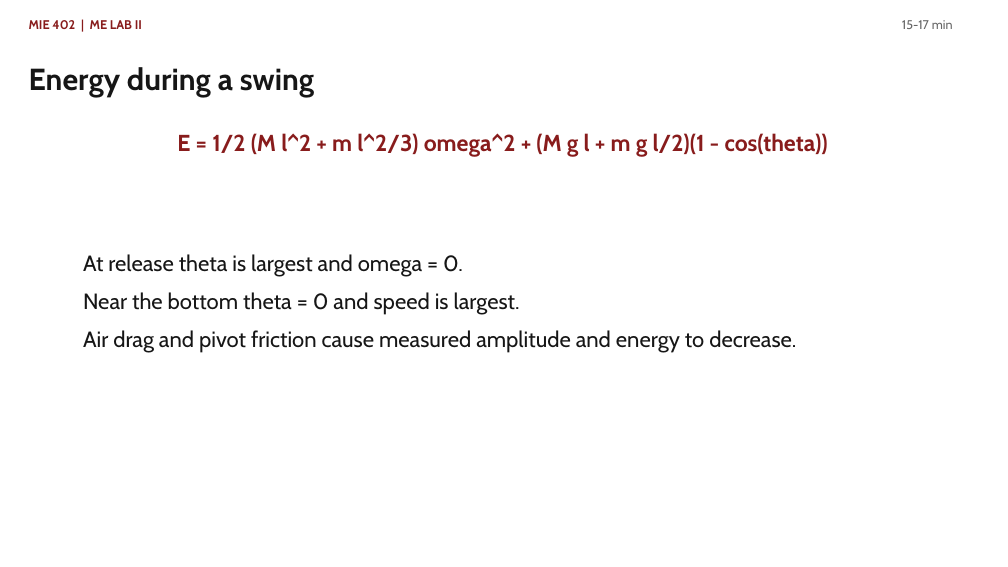
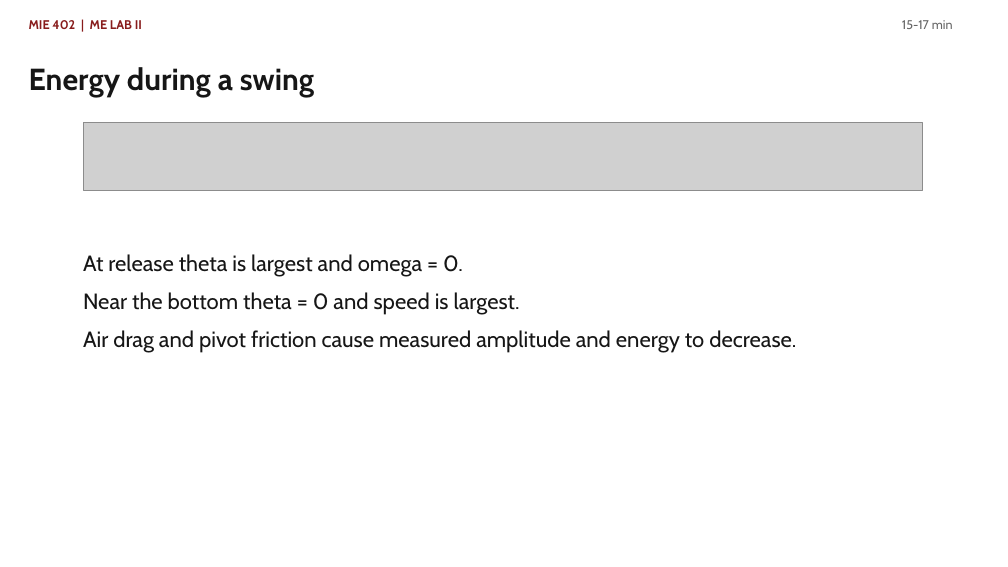
Before and after one commit to Ehsan-Roohi/MIE402-Lab, a slide deck: slide 8 of site/docs/MIE402_Lecture03_Single_Pendulum_PreLab2_Fall2026.pptx. Drawn at 1008x567 pixels with LibreOffice and Linux fonts; fonts in the diff are those of the drawing; grey boxes stand for pictures. Boxes give left, top, right and bottom in pixels: in the first picture for what was removed or moved away, otherwise in the second. Text is boxed around its words. In the diff, an @@ line names an element or a change of style, - is before the commit and + after.

```diff
--- a/site/docs/MIE402_Lecture03_Single_Pendulum_PreLab2_Fall2026.pptx
+++ b/site/docs/MIE402_Lecture03_Single_Pendulum_PreLab2_Fall2026.pptx
@@ picture added at (83,123,923,191) @@
@@ text removed at (177,133,828,157) @@
-E = 1/2 (M l^2 + m l^2/3) omega^2 + (M g l + m g l/2)(1 - cos(theta))
```
Also in this commit, not shown: 7 other slides changed, 4 other files.
